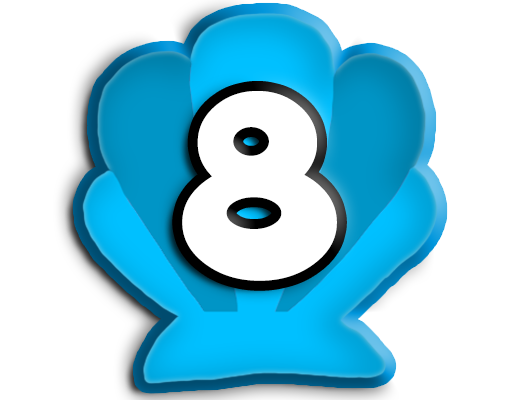
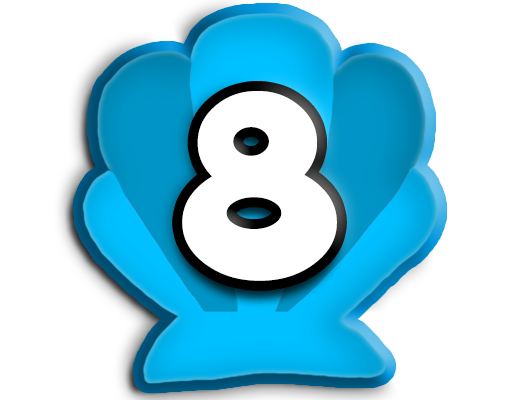
The second w=520, h=400 image is a revision of the first. Changes to its layers:
pixels changed over [164,106,348,308] (layer not identified)
